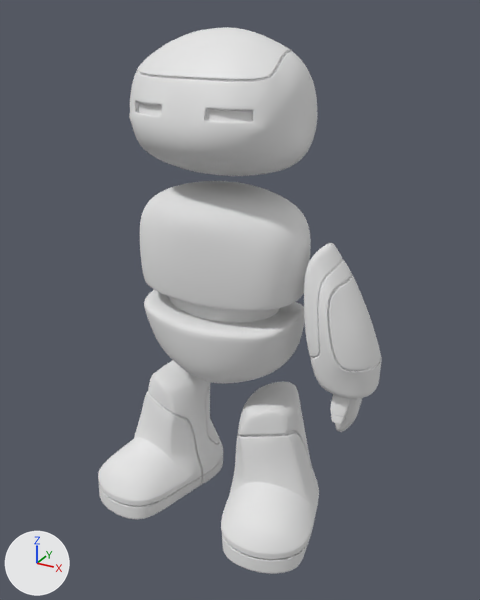
Renders of the Blender file ictbot.blend from each side of a commit.
Rendered twice from a camera (50 mm lens) standing at (2.27, -3.87, 3.7) and looking at (0.18, -0.08, 1.81). The axes (+X, +Y, +Z) are drawn at lower left. The lights are the same throughout.

Before the edit, the objects in view are built like this:
```python
ob_cube = bpy.data.objects.new('Cube', me_cube)
ob_cube.location = (0.0, 0.0, 0.0)
ob_cube_001 = bpy.data.objects.new('Cube.001', me_cube_001)
ob_cube_001.location = (0.0, 0.0, 0.0)
ob_cube_002 = bpy.data.objects.new('Cube.002', me_cube_002)
ob_cube_002.location = (0.978, -0.022, 1.177)
ob_cube_002.rotation_euler = (0.0108, 0.164, 1.722)  # degrees (0.6, 9.4, 99)
ob_cube_002.scale = (0.773, 0.861, 0.86)
ob_cube_003 = bpy.data.objects.new('Cube.003', me_cube_003)
ob_cube_003.location = (0.0, 0.0, 3.057)
ob_cube_003.scale = (0.742, 0.742, 0.742)
ob_cube_004 = bpy.data.objects.new('Cube.004', me_cube_004)
ob_cube_004.location = (0.91, 0.0, 1.843)
ob_cube_004.rotation_euler = (0.0, -0.297, 0.0)  # degrees (0, -17, 0)
ob_cube_004.scale = (1.04, 1.04, 1.04)
ob_cube_005 = bpy.data.objects.new('Cube.005', me_cube_005)
ob_cube_005.location = (0.0, 0.0, 0.0)
ob_cube_006 = bpy.data.objects.new('Cube.006', me_cube_006)
ob_cube_006.location = (0.0, 0.0, 0.0)
```
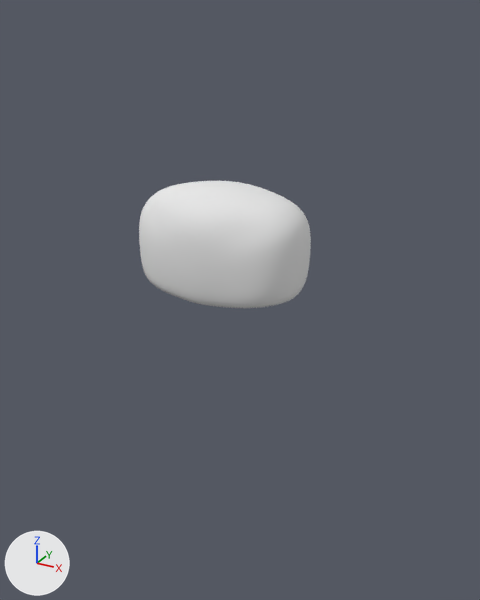
Pixel boxes (x1, y1, x2, y2) of what changed, in the pictures (480 x 600 px):
'Cube.001', hidden
    before: (98, 360, 319, 574)
'Cube.003', hidden
    before: (129, 27, 317, 176)
'Cube.006', hidden
    before: (144, 290, 305, 384)
'Cube.004', hidden
    before: (304, 243, 382, 399)
'Cube.005', hidden
    before: (168, 296, 279, 322)
'Cube.002', hidden
    before: (330, 394, 362, 432)

What the commit changed:
Object 'Cube.001' (ob_cube_001) is now hidden.
Object 'Cube.006' (ob_cube_006) is now hidden.
Object 'Cube.005' (ob_cube_005) is now hidden.
Object 'Cube.004' (ob_cube_004) is now hidden.
Object 'Cube.002' (ob_cube_002) is now hidden.
Object 'Cube.003' (ob_cube_003) is now hidden.
